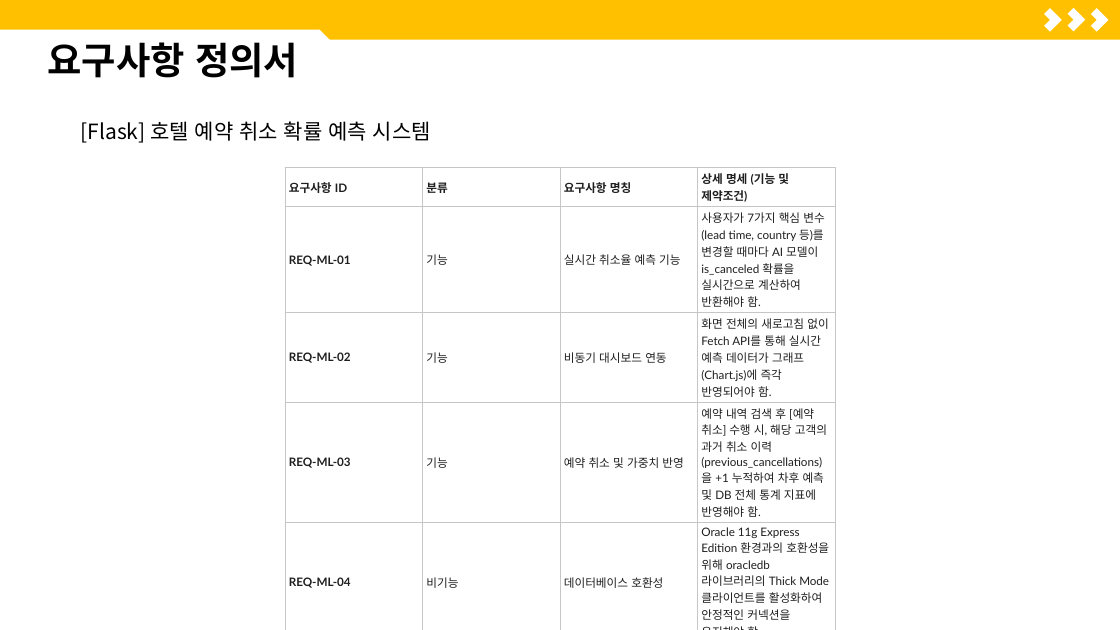
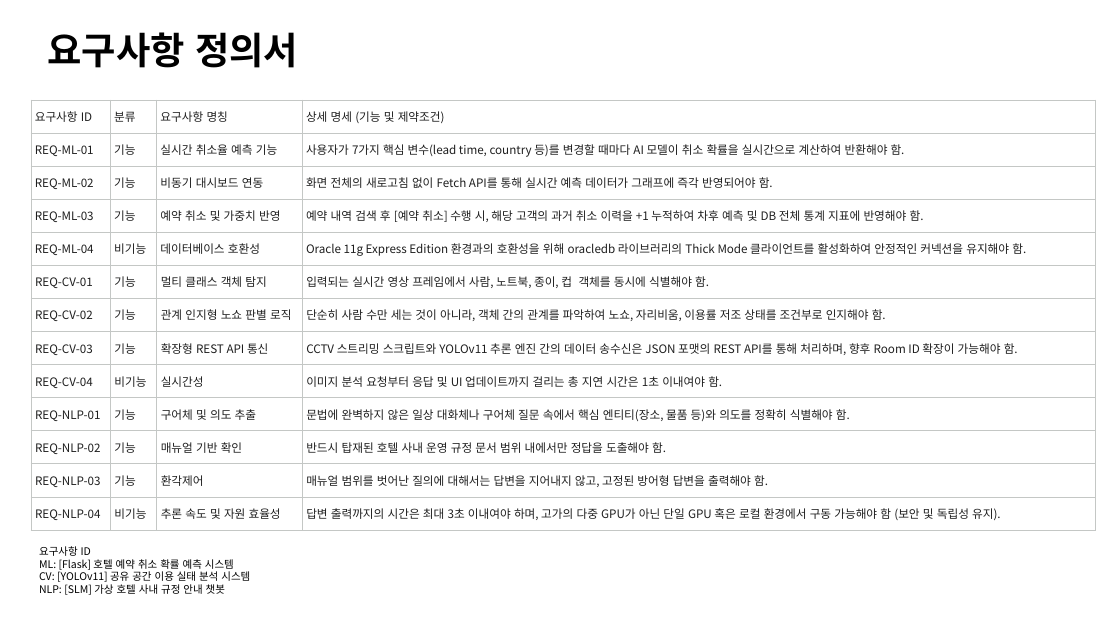
Before and after one commit to ShinHyerin/Hotel-Service-Optimization-AI, a slide deck: slide 9 of presentation/포트폴리오_신혜린.pptx. Drawn at 1120x630 pixels with LibreOffice and Linux fonts; fonts in the diff are those of the drawing. Boxes give left, top, right and bottom in pixels: in the first picture for what was removed or moved away, otherwise in the second. Text is boxed around its words. In the diff, an @@ line names an element or a change of style, - is before the commit and + after.

```diff
--- a/presentation/포트폴리오_신혜린.pptx
+++ b/presentation/포트폴리오_신혜린.pptx
@@ text "요구사항 정의서": place and size @@
-text "요구사항 정의서" at (47, 42, 298, 78)
+text "요구사항 정의서" at (47, 32, 298, 68)
@@ rectangle removed at (0, 0, 1120, 39) @@
@@ snip rect removed at (0, 29, 331, 96) @@
@@ corner removed at (1038, 8, 1062, 32) @@
@@ corner removed at (1062, 8, 1086, 32) @@
@@ corner removed at (1085, 8, 1109, 32) @@
@@ table at (31, 100, 1096, 530) @@
-row 2, column 4: 사용자가 7가지 핵심 변수(lead time, country 등)를 변경할 때마다 AI 모델이 is_canceled 확률을 실시간으로 계산하여 반환해야 함.
+row 2, column 4: 사용자가 7가지 핵심 변수(lead time, country 등)를 변경할 때마다 AI 모델이 취소 확률을 실시간으로 계산하여 반환해야 함.
-row 3, column 4: 화면 전체의 새로고침 없이 Fetch API를 통해 실시간 예측 데이터가 그래프(Chart.js)에 즉각 반영되어야 함.
+row 3, column 4: 화면 전체의 새로고침 없이 Fetch API를 통해 실시간 예측 데이터가 그래프에 즉각 반영되어야 함.
-row 4, column 4: 예약 내역 검색 후 [예약 취소] 수행 시, 해당 고객의 과거 취소 이력(previous_cancellations)을 +1 누적하여 차후 예측 및 DB 전체 통계 지표에 반영해야 함.
+row 4, column 4: 예약 내역 검색 후 [예약 취소] 수행 시, 해당 고객의 과거 취소 이력을 +1 누적하여 차후 예측 및 DB 전체 통계 지표에 반영해야 함.
+row 6: REQ-CV-01 | 기능 | 멀티 클래스 객체 탐지 | 입력되는 실시간 영상 프레임에서 사람, 노트북, 종이, 컵 객체를 동시에 식별해야 함.
+row 7: REQ-CV-02 | 기능 | 관계 인지형 노쇼 판별 로직 | 단순히 사람 수만 세는 것이 아니라, 객체 간의 관계를 파악하여 노쇼, 자리비움, 이용률 저조 상태를 조건부로 인지해야 함.
+row 8: REQ-CV-03 | 기능 | 확장형 REST API 통신 | CCTV 스트리밍 스크립트와 YOLOv11 추론 엔진 간의 데이터 송수신은 JSON 포맷의 REST API를 통해 처리하며, 향후 Room ID 확장이 가능해야 함.
+row 9: REQ-CV-04 | 비기능 | 실시간성 | 이미지 분석 요청부터 응답 및 UI 업데이트까지 걸리는 총 지연 시간은 1초 이내여야 함.
+row 10: REQ-NLP-01 | 기능 | 구어체 및 의도 추출 | 문법에 완벽하지 않은 일상 대화체나 구어체 질문 속에서 핵심 엔티티(장소, 물품 등)와 의도를 정확히 식별해야 함.
+row 11: REQ-NLP-02 | 기능 | 매뉴얼 기반 확인 | 반드시 탑재된 호텔 사내 운영 규정 문서 범위 내에서만 정답을 도출해야 함.
+row 12: REQ-NLP-03 | 기능 | 환각제어 | 매뉴얼 범위를 벗어난 질의에 대해서는 답변을 지어내지 않고, 고정된 방어형 답변을 출력해야 함.
+row 13: REQ-NLP-04 | 비기능 | 추론 속도 및 자원 효율성 | 답변 출력까지의 시간은 최대 3초 이내여야 하며, 고가의 다중 GPU가 아닌 단일 GPU 혹은 로컬 환경에서 구동 가능해야 함 (보안 및 독립성 유지).
@@ table: place and size @@
-table at (285, 168, 836, 624)
+table at (31, 100, 1096, 530)
@@ text at (39, 546, 250, 595): text changed; size 18 to 9 pt @@
-[Flask] 호텔 예약 취소 확률 예측 시스템
+요구사항 ID
+ML: [Flask] 호텔 예약 취소 확률 예측 시스템
+CV: [YOLOv11] 공유 공간 이용 실태 분석 시스템
+NLP: [SLM] 가상 호텔 사내 규정 안내 챗봇
```
Also in this commit, not shown: 9 other slides changed, 3 slides removed.
